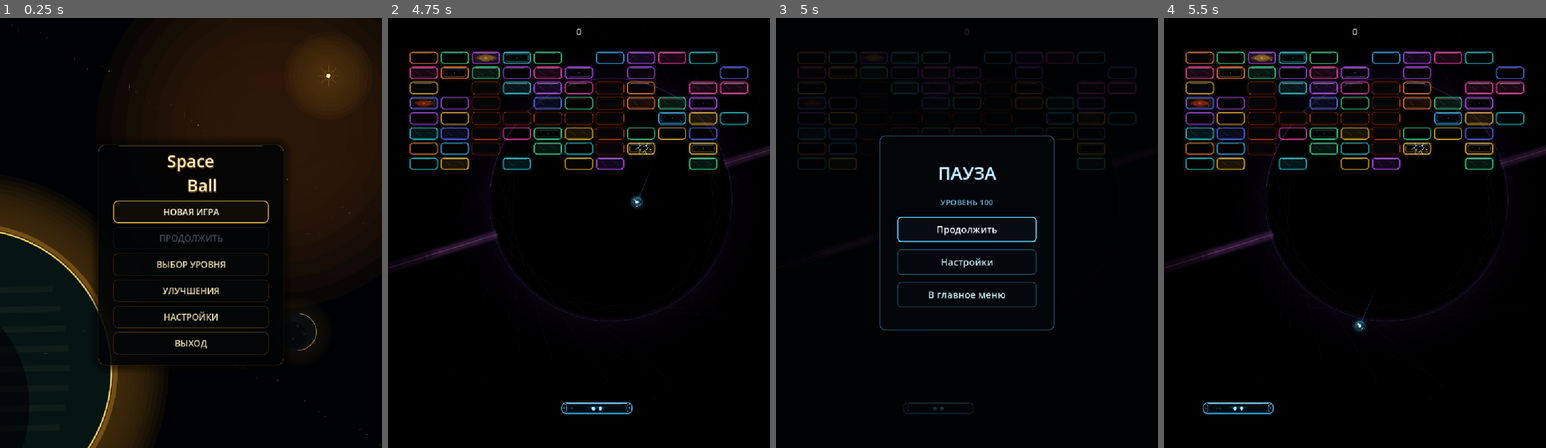
Above: before the commit, frames 1-4 (left to right).
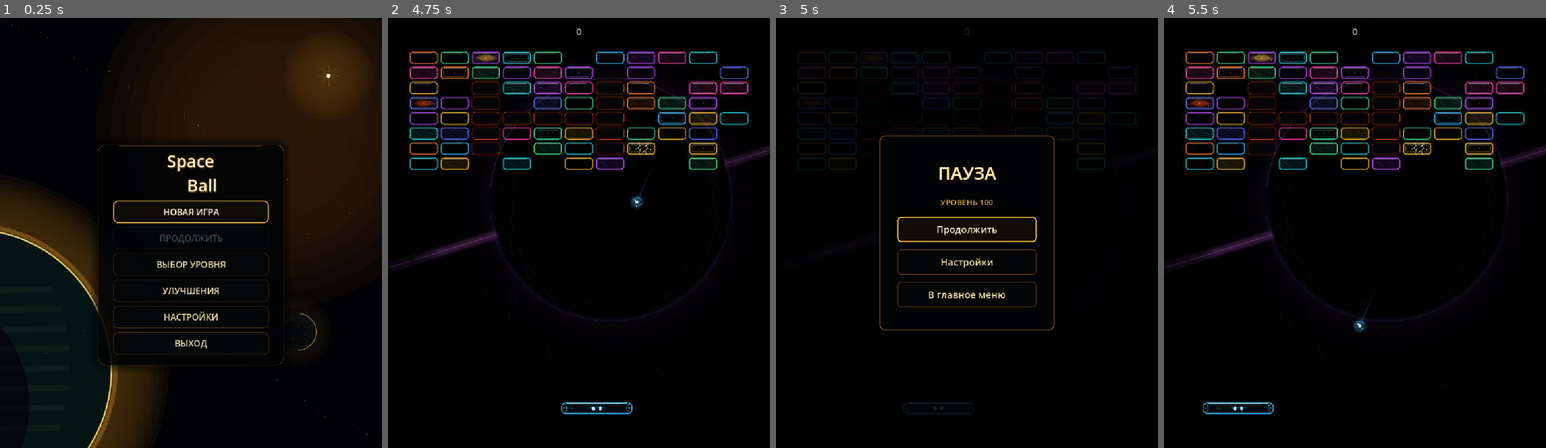
Above: after the commit, the same moments.

Repository: Ardarik421/arkanoid
Game: Godot game, scene res://scenes/main_menu.tscn
The game is run twice, just before and just after one commit, with the same random seed, the same clock (stepped at 60 frames per second) and the same inputs. Sound files missing from this copy of the repository are replaced by a short silence.
Inputs (mouse positions are in pixels of both pictures, inside the frame that each line leads up to):
- Up to frame 1 (0.25 s): no input
- Up to frame 2 (4.75 s): click "НОВАЯ ИГРА" at 0.5 s; tap Enter at 1.25 s; move the mouse to (663, 211) at 1.27 s; hold D (move_right) 1.28-2.03 s; tap Space (launch_ball) every 0.75 s from 1.35 to 4.35 s; move the mouse to (502, 254) at 2.02 s; hold A (move_left) 2.03-2.78 s; move the mouse to (617, 138) at 2.77 s; hold D (move_right) 2.78-4.28 s; move the mouse to (559, 319) at 3.52 s; move the mouse to (693, 297) at 4.27 s; hold A (move_left) from 4.28 s (still down)
- Up to frame 3 (5 s): keep holding A (move_left); tap Escape (ui_cancel) at 4.9 s
- Up to frame 4 (5.5 s): keep holding A (move_left); move the mouse to (1240, 168) at 5.02 s; tap Space (launch_ball) at 5.1 s

Frames 1-2 are identical in both runs. In frame 3, 1.6% of the frame differs, in the area x 27-73%, y 27-73%; in frame 4, nothing differs.

Commit message:
Restyle pause and in-game settings in gold

Diff:
--- a/scenes/pause_menu.gd
+++ b/scenes/pause_menu.gd
@@ -24,7 +24,7 @@
 	main_menu_button.pressed.connect(return_to_main_menu)
 
 func _setup_pause_style():
-	pause_overlay.color = Color(0.005, 0.010, 0.016, 0.82)
+	pause_overlay.color = Color(0.004, 0.006, 0.010, 0.86)
 
 	pause_panel = Panel.new()
 	pause_panel.name = "PauseBackdrop"
@@ -48,8 +48,8 @@
 
 	pause_title.custom_minimum_size = Vector2(0.0, 72.0)
 	pause_title.add_theme_font_size_override("font_size", 44)
-	pause_title.add_theme_color_override("font_color", Color(0.82, 0.94, 1.0, 1.0))
-	pause_title.add_theme_color_override("font_outline_color", Color(0.02, 0.16, 0.24, 1.0))
+	pause_title.add_theme_color_override("font_color", Color(1.0, 0.94, 0.74, 1.0))
+	pause_title.add_theme_color_override("font_outline_color", Color(0.25, 0.12, 0.015, 1.0))
 	pause_title.add_theme_constant_override("outline_size", 6)
 	pause_title.horizontal_alignment = HORIZONTAL_ALIGNMENT_CENTER
 	pause_title.vertical_alignment = VERTICAL_ALIGNMENT_CENTER
@@ -58,7 +58,7 @@
 	level_label.name = "PauseLevel"
 	level_label.custom_minimum_size = Vector2(0.0, 38.0)
 	level_label.add_theme_font_size_override("font_size", 20)
-	level_label.add_theme_color_override("font_color", Color(0.48, 0.78, 0.94, 0.92))
+	level_label.add_theme_color_override("font_color", Color(0.94, 0.68, 0.26, 0.94))
 	level_label.add_theme_color_override("font_outline_color", Color(0.01, 0.08, 0.12, 1.0))
 	level_label.add_theme_constant_override("outline_size", 3)
 	level_label.horizontal_alignment = HORIZONTAL_ALIGNMENT_CENTER
@@ -106,8 +106,8 @@
 	title.horizontal_alignment = HORIZONTAL_ALIGNMENT_CENTER
 	title.vertical_alignment = VERTICAL_ALIGNMENT_CENTER
 	title.add_theme_font_size_override("font_size", 36)
-	title.add_theme_color_override("font_color", Color(0.88, 0.97, 1.0, 1.0))
-	title.add_theme_color_override("font_outline_color", Color(0.02, 0.20, 0.31, 0.95))
+	title.add_theme_color_override("font_color", Color(1.0, 0.94, 0.74, 1.0))
+	title.add_theme_color_override("font_outline_color", Color(0.25, 0.12, 0.015, 0.95))
 	title.add_theme_constant_override("outline_size", 5)
 	settings_box.add_child(title)
 
@@ -133,7 +133,7 @@
 	hint.text = "Диапазон: 50–200%"
 	hint.horizontal_alignment = HORIZONTAL_ALIGNMENT_CENTER
 	hint.add_theme_font_size_override("font_size", 15)
-	hint.add_theme_color_override("font_color", Color(0.42, 0.70, 0.84, 0.92))
+	hint.add_theme_color_override("font_color", Color(0.78, 0.58, 0.28, 0.92))
 	settings_box.add_child(hint)
 
 	var back = Button.new()
@@ -146,7 +146,7 @@
 	var label = Label.new()
 	label.text = label_text
 	label.add_theme_font_size_override("font_size", 18)
-	label.add_theme_color_override("font_color", Color(0.68, 0.84, 0.92, 1.0))
+	label.add_theme_color_override("font_color", Color(0.90, 0.82, 0.64, 1.0))
 	settings_box.add_child(label)
 
 	var row = HBoxContainer.new()
@@ -169,15 +169,15 @@
 	value_label.horizontal_alignment = HORIZONTAL_ALIGNMENT_RIGHT
 	value_label.vertical_alignment = VERTICAL_ALIGNMENT_CENTER
 	value_label.add_theme_font_size_override("font_size", 17)
-	value_label.add_theme_color_override("font_color", Color(0.78, 0.93, 1.0, 1.0))
+	value_label.add_theme_color_override("font_color", Color(1.0, 0.90, 0.62, 1.0))
 	row.add_child(value_label)
 
 	slider.value_changed.connect(func(value): value_label.text = "%d%%" % roundi(value * 100.0); callback.call(value))
 
 func _make_panel_style() -> StyleBoxFlat:
 	var style = StyleBoxFlat.new()
-	style.bg_color = Color(0.012, 0.026, 0.038, 0.97)
-	style.border_color = Color(0.26, 0.68, 0.92, 0.56)
+	style.bg_color = Color(0.007, 0.012, 0.018, 0.975)
+	style.border_color = Color(0.90, 0.60, 0.16, 0.62)
 	style.set_border_width_all(2)
 	style.set_corner_radius_all(14)
 	style.shadow_color = Color(0.0, 0.0, 0.0, 0.72)
@@ -187,12 +187,12 @@
 func _style_toggle(toggle: CheckButton):
 	toggle.custom_minimum_size = Vector2(0.0, 48.0)
 	toggle.add_theme_font_size_override("font_size", 20)
-	toggle.add_theme_color_override("font_color", Color(0.74, 0.89, 0.96, 1.0))
+	toggle.add_theme_color_override("font_color", Color(0.94, 0.87, 0.68, 1.0))
 
 func _style_slider(slider: HSlider):
-	slider.add_theme_stylebox_override("slider", _make_slider_style(Color(0.025, 0.075, 0.105, 0.95), 4))
-	slider.add_theme_stylebox_override("grabber_area", _make_slider_style(Color(0.20, 0.70, 0.94, 0.88), 5))
-	slider.add_theme_stylebox_override("grabber_area_highlight", _make_slider_style(Color(0.34, 0.84, 1.0, 1.0), 6))
+	slider.add_theme_stylebox_override("slider", _make_slider_style(Color(0.075, 0.052, 0.018, 0.95), 4))
+	slider.add_theme_stylebox_override("grabber_area", _make_slider_style(Color(0.94, 0.62, 0.16, 0.90), 5))
+	slider.add_theme_stylebox_override("grabber_area_highlight", _make_slider_style(Color(1.0, 0.78, 0.30, 1.0), 6))
 
 func _make_slider_style(color: Color, thickness: int) -> StyleBoxFlat:
 	var style = StyleBoxFlat.new()
@@ -205,14 +205,14 @@
 func _style_button(button: Button):
 	button.custom_minimum_size = Vector2(0.0, 64.0)
 	button.add_theme_font_size_override("font_size", 24)
-	button.add_theme_color_override("font_color", Color(0.78, 0.90, 0.96, 1.0))
-	button.add_theme_color_override("font_hover_color", Color(0.96, 0.99, 1.0, 1.0))
-	button.add_theme_color_override("font_focus_color", Color(0.96, 0.99, 1.0, 1.0))
-	button.add_theme_color_override("font_pressed_color", Color(0.72, 0.90, 1.0, 1.0))
-	button.add_theme_stylebox_override("normal", _make_button_style(Color(0.20, 0.58, 0.78, 0.48), Color(0.016, 0.034, 0.048, 0.96), 2))
-	button.add_theme_stylebox_override("hover", _make_button_style(Color(0.30, 0.76, 1.0, 0.92), Color(0.022, 0.060, 0.084, 0.99), 2))
-	button.add_theme_stylebox_override("focus", _make_button_style(Color(0.38, 0.82, 1.0, 1.0), Color(0.020, 0.052, 0.074, 0.99), 3))
-	button.add_theme_stylebox_override("pressed", _make_button_style(Color(0.22, 0.66, 0.92, 1.0), Color(0.012, 0.030, 0.046, 1.0), 2))
+	button.add_theme_color_override("font_color", Color(0.94, 0.87, 0.68, 1.0))
+	button.add_theme_color_override("font_hover_color", Color(1.0, 0.97, 0.84, 1.0))
+	button.add_theme_color_override("font_focus_color", Color(1.0, 0.97, 0.84, 1.0))
+	button.add_theme_color_override("font_pressed_color", Color(1.0, 0.84, 0.42, 1.0))
+	button.add_theme_stylebox_override("normal", _make_button_style(Color(0.62, 0.40, 0.10, 0.54), Color(0.014, 0.018, 0.020, 0.96), 2))
+	button.add_theme_stylebox_override("hover", _make_button_style(Color(1.0, 0.70, 0.20, 0.94), Color(0.075, 0.050, 0.018, 0.99), 2))
+	button.add_theme_stylebox_override("focus", _make_button_style(Color(1.0, 0.78, 0.30, 1.0), Color(0.065, 0.044, 0.016, 0.99), 3))
+	button.add_theme_stylebox_override("pressed", _make_button_style(Color(0.92, 0.58, 0.12, 1.0), Color(0.040, 0.028, 0.012, 1.0), 2))
 
 func _make_button_style(border: Color, background: Color, border_width: int) -> StyleBoxFlat:
 	var style = StyleBoxFlat.new()
